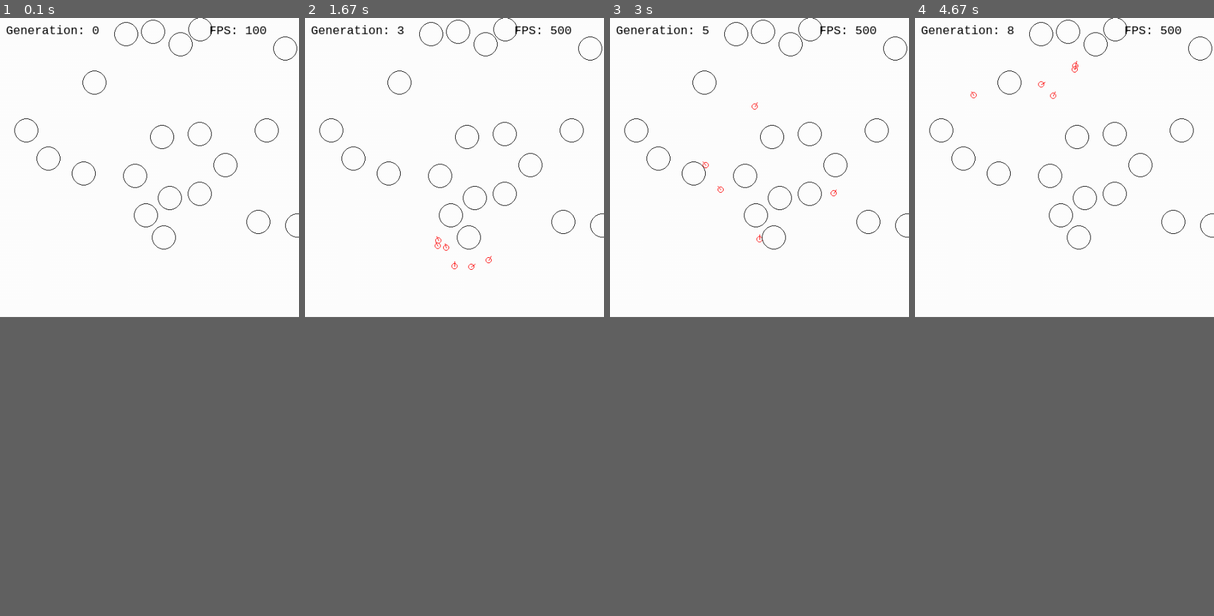
Above: before the commit, frames 1-4 (left to right).
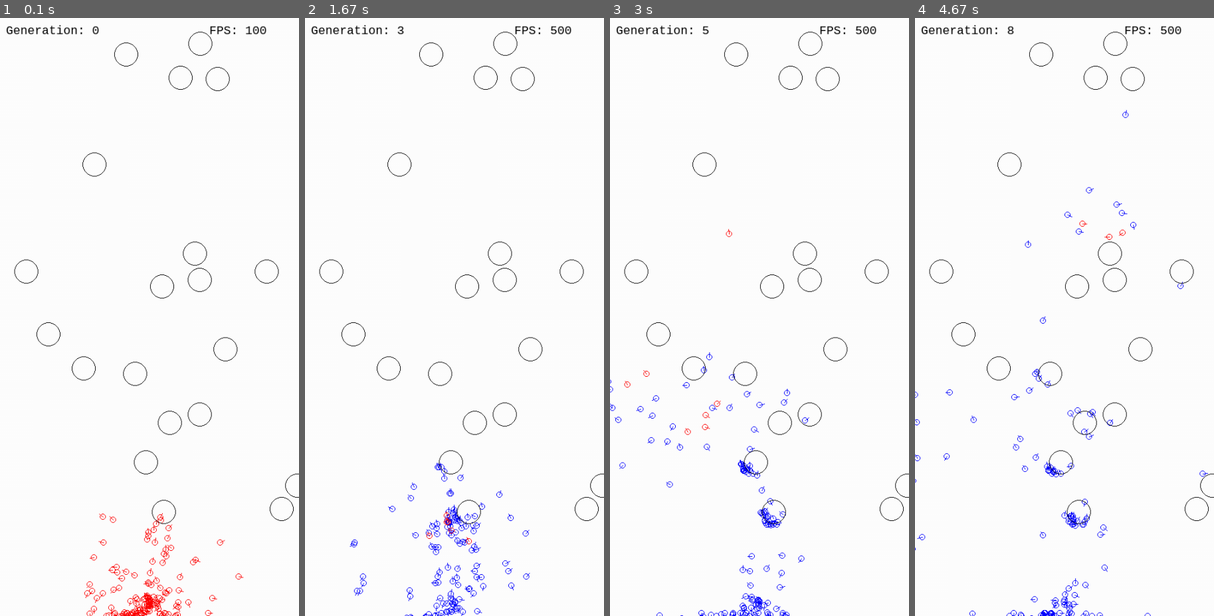
Above: after the commit, the same moments.

Repository: lahlidahlia/genetic-mutation
Game: pygame game, started from race/main.py
The game is run twice, just before and just after one commit, with the same random seed, the same clock (stepped at 60 frames per second) and the same inputs. The source is Python 2; it was converted automatically to run under Python 3.
Inputs:
- Up to frame 1 (0.1 s): no input
- Up to frame 2 (1.67 s): hold Right 0.33-0.8 s; hold Right 0.83-1.3 s; hold Left from 1.33 s (still down)
- Up to frame 3 (3 s): release Left at 1.87 s; hold Left 1.9-2.3 s; hold Right 2.33-2.97 s
- Up to frame 4 (4.67 s): hold Left 3-3.47 s; hold Right 3.5-3.97 s; hold Right 4-4.47 s; hold Left from 4.5 s (still down)
In our replay, the window is 450x450 before the commit and 450x900 after it. These sizes can differ from the game's own. Grey fills any space a smaller window leaves; there, only what the larger window draws over its background counts as a difference.

The runs differ from the first frame. In frame 1, 2.9% of the frame differs, in the area x 4-100%, y 0-100%; in frame 2, 3.1%; in frame 3, 3.0%; in frame 4, 2.9%.

Commit message:
Cleanup code WIP

Diff:
--- a/genetics.py
+++ b/genetics.py
@@ -1,4 +1,3 @@
-import pprint
 import random
 import abc
 import heapq
@@ -7,20 +6,30 @@
 class Genetics:
     __metaclass__ = abc.ABCMeta
 
-    # Default variables, reset as needed
+    # Default variables, reset through extending as needed
     CROSSOVER_RATE = 0.7
     MUTATION_RATE = 0.1
-    POPULATION = 50
-    CHROMO_SIZE = 0
+    # Values are: binary, value (case sensitive)
+    ENC_TYPE = "binary"
+    # If enc_type is value, max_value defines how much the value can mutate
+    MAX_MUTATE = 0
+    POPULATION = 150
+    CHROMO_SIZE = 23
+    # Elites are how many well performing chromosomes gets transferred to
+    # the next generation.
+    ELITES = False
 
+    # Class lists, try not to scramble these around,
+    # they rely on correct ordering
+    # Contains the chromosomes
     population_ls = []
+    # Contains fitness score of each chromosome
     population_fitness = []
     population_avg = []
 
-
-    @abc.abstractmethod
     def parse_chromo(self, chromo):
-        """ Parse the chromo into whatever format """
+        """ Needs to be redefined if chromo needs to be parsed
+            Parse the chromo into whatever format """
         pass
 
     @abc.abstractmethod
@@ -52,17 +61,18 @@
         return ret, left_over
 
     # GENERATION
-    def generate_chromo(self, n):
-        """ Generate a string of n bit """
+    def generate_binary_chromo(self, length):
+        """ Generate a string of random binary string of a given length """
         ret = ""
-        for _ in range(n):
+        for _ in range(length):
             ret += str(random.randrange(2))
         return ret
 
     # REPRODUCTION
     @classmethod
     def cross_over(cls, chromo_1, chromo_2, rate, size):
-        """ Cross 2 chromosomes over, dependant on rate """
+        """ Chance to cross 2 chromosomes
+            Returns a tuple of 2 chromos """
         if(random.random() < rate):
             pos = random.randrange(size)
             t1 = chromo_1[pos:]
@@ -72,47 +82,39 @@
         return (chromo_1, chromo_2)
 
     @classmethod
-    def mutate(cls, chromo, rate):
-        """ For each bit, have a <rate> chance to flip it """
-        ret = ""
-        for bit in chromo:
-            if(random.random() < rate):
-                ret += "1" if bit == "0" else "0"
-            else:
-                ret += bit
-        return ret
+    def mutate(cls, chromo):
+        """ For each bit, have a <rate> chance to mutate it """
+        if cls.ENC_TYPE == "binary":
+            ret = ""
+            for bit in chromo:
+                if(random.random() < cls.MUTATION_RATE):
+                    # Flip bit
+                    ret += "1" if bit == "0" else "0"
+                else:
+                    ret += bit
+            return ret
+
+        if cls.ENC_TYPE == "value":
+            ret = []
+            for v in chromo:
+                if(random.random() < cls.MUTATION_RATE):
+                    # Add or subtract random amount from the number
+                    ret.append(
+                        v + (random.random() *
+                             cls.MAX_MUTATE * 2 - cls.MAX_MUTATE))
+                else:
+                    ret.append(v)
+            return ret
 
     @classmethod
-    def mutate_value(cls, chromo, rate, maximum):
-        """ Mutate with value chromo """
-        ret = []
-        for v in chromo:
-            if(random.random() < rate):
-                ret.append(v + (random.random() * maximum * 2 - maximum))
-            else:
-                ret.append(v)
-        return ret
-
-
-    @classmethod
-    def reproduce(cls, chromo_1, chromo_2, enc_type="binary", max_mutate=0):
-        """ Create 2 new chromos from 2 chromos
-            type can be "binary" or "values" """
-        # print "1: {}. 2: {}".format(chromo_1, chromo_2)
-        # print chromo_1, chromo_2
-        offspring_1, offspring_2 = cls.cross_over(
-                                                chromo_1,
-                                                chromo_2,
-                                                cls.CROSSOVER_RATE,
-                                                cls.CHROMO_SIZE)
-        if enc_type == "binary":
-            offspring_1 = cls.mutate(offspring_1, cls.MUTATION_RATE)
-            offspring_2 = cls.mutate(offspring_2, cls.MUTATION_RATE)
-        elif enc_type == "values":
-            offspring_1 = cls.mutate_value(offspring_1, cls.MUTATION_RATE, max_mutate)
-            offspring_2 = cls.mutate_value(offspring_2, cls.MUTATION_RATE, max_mutate)
-        # print "1: {}. 2: {}".format(offspring_1, offspring_2)
-
+    def reproduce(cls, chromo_1, chromo_2):
+        """ Create 2 new chromos from 2 chromos """
+        offspring_1, offspring_2 = cls.cross_over(chromo_1,
+                                                  chromo_2,
+                                                  cls.CROSSOVER_RATE,
+                                                  cls.CHROMO_SIZE)
+        offspring_1 = cls.mutate(offspring_1)
+        offspring_2 = cls.mutate(offspring_2)
         return (offspring_1, offspring_2)
 
     @classmethod
@@ -134,51 +136,55 @@
                 return k
 
     @classmethod
-    def generate_generation(cls, enc_type="binary", elites=False, max_mutate=0):
+    def score_population(cls):
+        """ Give each chromo in the population a score """
+        cls.population_fitness = []
+        for chromo in cls.population_ls:
+            cls.population_fitness.append(cls.get_fitness_score(chromo))
+        return cls.population_ls
+
+    @classmethod
+    def generate_generation(cls, elites=False):
         """ Generate a new generation using multiple factors
-            If elites is given as an int, will also include elites
-            number of best scoring chromo in the next gen
-            type can be "binary" or "values"
-            Need to run score_population to assign fitness """
+
+            Arguments:
+            elites -- If given as an int, will retain a specified amount
+                      of best performing chromosomes in the next generation
+
+            Make sure to call score_population before this method
+            """
         # population should follow format {chromo: score, ...}
         # Temp list
         new_population = []
-        if type(elites) == int:
-            #import pdb; pdb.set_trace()
-            elite_ls = cls.get_largest(elites)
+        if elites:
+            # Best performing chromosomes will be kept in the next generation
+            elite_ls = cls.get_best(elites)
             for chromo in elite_ls:
                 new_population.append(chromo)
         while(len(new_population) < cls.POPULATION):
+            # Generates chromosomes until specified population is reached
+
+            # Choose the chromosomes to breed
             parent_1 = cls.choose_randomly_roulette()
             parent_2 = cls.choose_randomly_roulette()
-            #print parent_1, parent_2
-            # print "{}, {}".format(parent_1, parent_2)
+            # Reproduce (crossover and mutate)
             offspring_1, offspring_2 = cls.reproduce(parent_1,
-                                                  parent_2,
-                                                  enc_type,
-                                                  max_mutate)
-            # print "{}, {}".format(offspring_1, offspring_2)
+                                                     parent_2)
             new_population.append(offspring_1)
             new_population.append(offspring_2)
         cls.population_ls = new_population
         return cls.population_ls
 
     @classmethod
-    def get_largest(cls, amount):
-        """ Get the best performing chromosome """
+    def get_best(cls, amount):
+        """ Return the best performing chromosomes """
+        ret = []
+        # Find best scores
         fitness_ls = heapq.nlargest(amount, cls.population_fitness)
-        ret = []
         for fitness in fitness_ls:
-            ret.append(cls.population_ls[cls.population_fitness.index(fitness)])
+            ret.append(
+                cls.population_ls[cls.population_fitness.index(fitness)])
         return ret
-
-    @classmethod
-    def score_population(cls):
-        """ Give each chromo in the population a score """
-        cls.population_fitness = []
-        for chromo in cls.population_ls:
-            cls.population_fitness.append(cls.get_fitness_score(chromo))
-        return cls.population_ls
 
     # FITNESS
     def population_fitness_avg(self, population):
--- a/race/car.py
+++ b/race/car.py
@@ -11,26 +11,37 @@
 
 
 class Car(Genetics):
-    """ Car class """
+    """ Defines a car that can be instantiated and run.
+        Extends the genetics module, so it can
+    """
     # Display window
     window = None
-    car_ls = []
 
     CROSSOVER_RATE = 0.7
     MUTATION_RATE = 0.1
+    # Values are: binary, value (case sensitive)
+    ENC_TYPE = "value"
+    # If enc_type is value, max_value defines how much the value can mutate
     MAX_MUTATE = 3
-    POPULATION = 100
+    POPULATION = 150
     CHROMO_SIZE = 23
-
-    MAX_SPEED = 10
-    # Max turn speed
-    MAX_D_DIRECTION = 50
+    # Elites are how many well performing chromosomes gets transferred to
+    # the next generation.
     ELITES = 8
 
-    # Contains weights
+    # Car constants
+    MAX_SPEED = 20
+    # How much the car can turn.
+    MAX_D_DIRECTION = 180
+
+    # Class lists
+    # Contains the chromosomes
     population_ls = []
+    # Contains fitness score of each chromosome
     population_fitness = []
     population_avg = []
+    car_ls = []
+
     def __init__(self, x, y, color_chassis, input_size, weight_ls):
         self.position = Vector(x, y)
         # 0 = East
@@ -41,24 +52,26 @@
         # Change in direction, + is right, - is left from the bottom
         self.d_direction = 0
         self.color_chassis = color_chassis
-        # Direction arrow
+        # Direction arrow - Arrow that denote direction of car.
         self.color_direction = color_chassis
-        # Direction arrow
         self.arrow_length = self.radius + self.radius*0.5
+
         self.neunet = race_neunet.RaceNeuNet(input_size, weight_ls)
-
+        # Score is given based on how far the car went, but
+        # doesn't regress if car goes backward.
         self.max_score = 0
         Car.car_ls.append(self)
 
-        # Determines if car is stopped by something
+        # Determines if car is stopped by something.
         self.stopped = False
+        # is_elite is used to draw only elite cars
         self.is_elite = False
 
     def parse_chromo(self, chromo):
         pass
 
     def get_fitness_score(self, car):
-        return self.max_score
+        return self.max_score ** 2
 
     @classmethod
     def score_population(cls, car_ls):
--- a/race/local.py
+++ b/race/local.py
@@ -1,4 +1,4 @@
 #!/usr/bin/env python
 
 SCREEN_WIDTH = 500
-SCREEN_HEIGHT = 500
+SCREEN_HEIGHT = 1000
--- a/race/main.py
+++ b/race/main.py
@@ -34,7 +34,7 @@
 # Variables
 obstacle_amount = 20
 # Generate a new map after map_amount runs
-map_amount = 20
+map_amount = 10
 # Start a new run after frame amount
 frame_amount = 60
 # How low can obstacles spawn
@@ -80,8 +80,7 @@
         #print ls
         #print Car.Car.find_winner()
 
-        ls = Car.Car.generate_generation("values", Car.Car.ELITES, Car.Car.MAX_MUTATE)
-        #pprint.pprint(ls)
+        Car.Car.generate_generation(Car.Car.ELITES)
 
         # Generate obstacle
         map_counter += 1
@@ -116,9 +115,9 @@
         car.speed = output[0] * car.MAX_SPEED
         car.d_direction = (output[1] - 0.5) * car.MAX_D_DIRECTION
         car.update()
-        if car.is_elite:
-            car.draw()
-        #car.draw()
+        #if car.is_elite:
+        #    car.draw()
+        car.draw()
 
     for ob in obstacle.Obstacle.obstacle_list:
         ob.draw()
--- a/race/neunet.py
+++ b/race/neunet.py
@@ -1,6 +1,5 @@
 #!/usr/bin/env python
 import abc
-import random
 import math
 
 def sigmoid(x):
